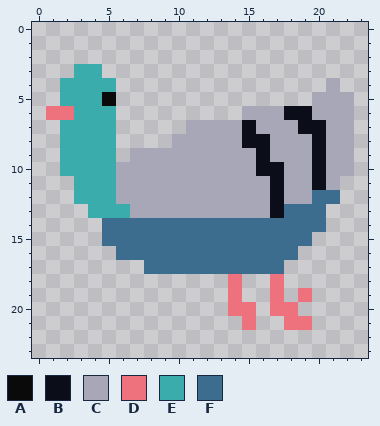
One commit to this pixel-art sprite: Assets/Sprites/Bird/Bird6.png. The first picture shows the starting point.
The file is 48x48 pixels, drawn in blocks of 2x2; one block is one cell here.
Palette (. is transparent): A #0a0a0a  B #0b0d19  C #a7a7b7  D #ed727e  E #39acab  F #3c6d8f
After the commit:
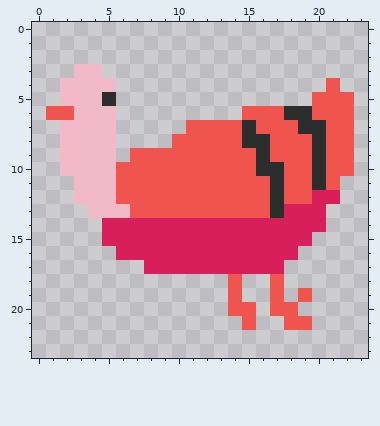
Author's note on the commit: Bird is Red Now
Difference:
colour B: #0b0d19 -> #2c2e2d
colour C: #a7a7b7 -> #f0544f
colour E: #39acab -> #f2bac9
colour F: #3c6d8f -> #d81e5b
Changed rows in their new state; - is a pixel that keeps its letter.
first column x 1:
 5 ----B
 6 CC---
first column x 14:
18 C--C--
19 C--C-C
20 CC-CC-
21 -C--CC
Boxes around the changes in both pictures, in picture pixels (x1, y1, x2, y2):
changed: (46, 64, 354, 330)
